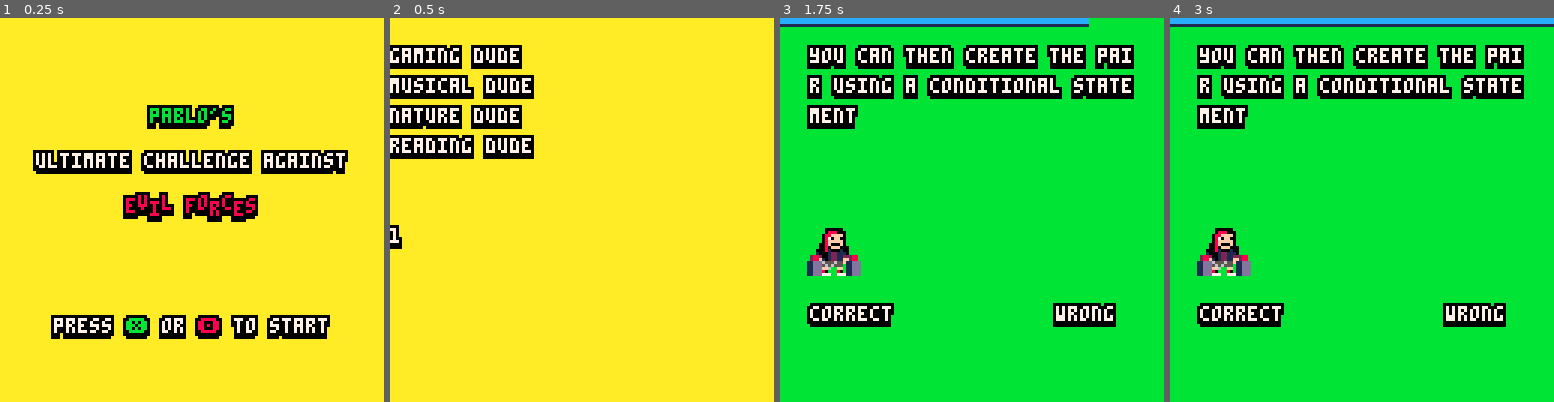
Above: before the commit, frames 1-4 (left to right).
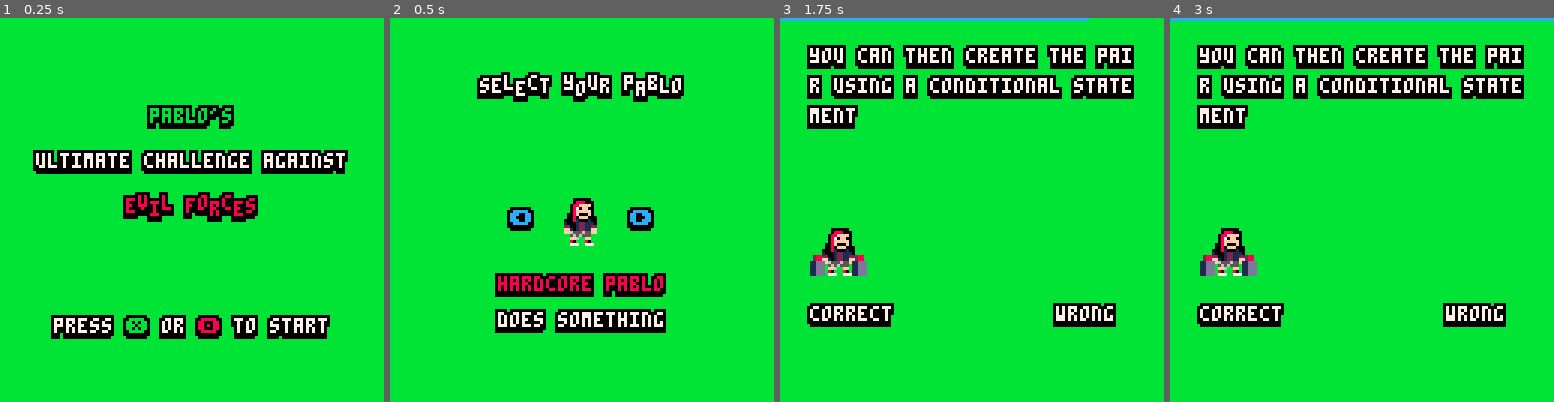
Above: after the commit, the same moments.

Repository: nascimento-cesar/pablos-ultimate-challenge-against-evil-forces
Game: PICO-8 cartridge src/pablos-ultimate-challenge-against-evil-forces.p8
Same seed, same stepped clock (60 frames per second), same inputs: the game is played once before the commit and once after it.
Inputs:
- Up to frame 1 (0.25 s): no input
- Up to frame 2 (0.5 s): tap O (Z key) at 0.33 s
- Up to frame 3 (1.75 s): tap O (Z key) at 0.7, 1.43 s; tap X (X key) at 1.07 s
- Up to frame 4 (3 s): hold Left 1.97-2.37 s; tap X (X key) at 2.07, 2.4, 2.73 s; tap O (Z key) at 2.22 s; hold Right from 2.87 s (still down)

The runs differ from the first frame. In frame 1, 88% of the frame differs, in the area x 0-100%, y 0-100%; in frame 2, 99%; in frame 3, 2.3%; in frame 4, 2.6%.

Commit message:
feat: improve character selection art

Diff:
--- a/src/classes/gameplay.lua
+++ b/src/classes/gameplay.lua
@@ -6,7 +6,7 @@
   obj.character_action = "idle"
   obj.character_action_frame = 0
   obj.character_index = character_index
-  obj.character_sprites = Draw:get_sprites(character_index)
+  obj.character_sprites = Draw.character_sprites[character_index]
   obj.correct_answers = 0
   obj.current_question = nil
   obj.current_question_index = 1
--- a/src/pablos-ultimate-challenge-against-evil-forces.p8
+++ b/src/pablos-ultimate-challenge-against-evil-forces.p8
@@ -86,20 +86,52 @@
 
 
 
+…(32 lines of a section not shown)…
 __map__
-8080808080808080808080808080808000000000000000000000000000000000000000000000000000000000000000000000000000000000000000000000000000000000000000000000000000000000000000000000000000000000000000000000000000000000000000000000000000000000000000000000000000000000
-8080808080808080808080808080808000000000000000000000000000000000000000000000000000000000000000000000000000000000000000000000000000000000000000000000000000000000000000000000000000000000000000000000000000000000000000000000000000000000000000000000000000000000
-8080808080808080808080808080808000000000000000000000000000000000000000000000000000000000000000000000000000000000000000000000000000000000000000000000000000000000000000000000000000000000000000000000000000000000000000000000000000000000000000000000000000000000
-8080808080808080808080808080808000000000000000000000000000000000000000000000000000000000000000000000000000000000000000000000000000000000000000000000000000000000000000000000000000000000000000000000000000000000000000000000000000000000000000000000000000000000
-8080808080808080808080808080808000000000000000000000000000000000000000000000000000000000000000000000000000000000000000000000000000000000000000000000000000000000000000000000000000000000000000000000000000000000000000000000000000000000000000000000000000000000
-8080808080808080808080808080808000000000000000000000000000000000000000000000000000000000000000000000000000000000000000000000000000000000000000000000000000000000000000000000000000000000000000000000000000000000000000000000000000000000000000000000000000000000
-8080808080808080808080808080808000000000000000000000000000000000000000000000000000000000000000000000000000000000000000000000000000000000000000000000000000000000000000000000000000000000000000000000000000000000000000000000000000000000000000000000000000000000
-8080808080808080808080808080808000000000000000000000000000000000000000000000000000000000000000000000000000000000000000000000000000000000000000000000000000000000000000000000000000000000000000000000000000000000000000000000000000000000000000000000000000000000
-8080808080808080808080808080808000000000000000000000000000000000000000000000000000000000000000000000000000000000000000000000000000000000000000000000000000000000000000000000000000000000000000000000000000000000000000000000000000000000000000000000000000000000
-8080808080808080808080808080808000000000000000000000000000000000000000000000000000000000000000000000000000000000000000000000000000000000000000000000000000000000000000000000000000000000000000000000000000000000000000000000000000000000000000000000000000000000
-8080808080808080808080808080808000000000000000000000000000000000000000000000000000000000000000000000000000000000000000000000000000000000000000000000000000000000000000000000000000000000000000000000000000000000000000000000000000000000000000000000000000000000
-8080808080808080808080808080808000000000000000000000000000000000000000000000000000000000000000000000000000000000000000000000000000000000000000000000000000000000000000000000000000000000000000000000000000000000000000000000000000000000000000000000000000000000
-8080808080808080808080808080808000000000000000000000000000000000000000000000000000000000000000000000000000000000000000000000000000000000000000000000000000000000000000000000000000000000000000000000000000000000000000000000000000000000000000000000000000000000
-8080808080808080808080808080808000000000000000000000000000000000000000000000000000000000000000000000000000000000000000000000000000000000000000000000000000000000000000000000000000000000000000000000000000000000000000000000000000000000000000000000000000000000
-8080808080808080808080808080808000000000000000000000000000000000000000000000000000000000000000000000000000000000000000000000000000000000000000000000000000000000000000000000000000000000000000000000000000000000000000000000000000000000000000000000000000000000
-8080808080808080808080808080808000000000000000000000000000000000000000000000000000000000000000000000000000000000000000000000000000000000000000000000000000000000000000000000000000000000000000000000000000000000000000000000000000000000000000000000000000000000
+c0c0c0c0c0c0c0c0c0c0c0c0c0c0c0c000000000000000000000000000000000000000000000000000000000000000000000000000000000000000000000000000000000000000000000000000000000000000000000000000000000000000000000000000000000000000000000000000000000000000000000000000000000
+c0c0c0c0c0c0c0c0c0c0c0c0c0c0c0c000000000000000000000000000000000000000000000000000000000000000000000000000000000000000000000000000000000000000000000000000000000000000000000000000000000000000000000000000000000000000000000000000000000000000000000000000000000
+c0c0c0c0c0c0c0c0c0c0c0c0c0c0c0c000000000000000000000000000000000000000000000000000000000000000000000000000000000000000000000000000000000000000000000000000000000000000000000000000000000000000000000000000000000000000000000000000000000000000000000000000000000
+c0c0c0c0c0c0c0c0c0c0c0c0c0c0c0c000000000000000000000000000000000000000000000000000000000000000000000000000000000000000000000000000000000000000000000000000000000000000000000000000000000000000000000000000000000000000000000000000000000000000000000000000000000
+c0c0c0c0c0c0c0c0c0c0c0c0c0c0c0c000000000000000000000000000000000000000000000000000000000000000000000000000000000000000000000000000000000000000000000000000000000000000000000000000000000000000000000000000000000000000000000000000000000000000000000000000000000
+c0c0c0c0c0c0c0c0c0c0c0c0c0c0c0c000000000000000000000000000000000000000000000000000000000000000000000000000000000000000000000000000000000000000000000000000000000000000000000000000000000000000000000000000000000000000000000000000000000000000000000000000000000
+c0c0c0c0c0c0c0c0c0c0c0c0c0c0c0c000000000000000000000000000000000000000000000000000000000000000000000000000000000000000000000000000000000000000000000000000000000000000000000000000000000000000000000000000000000000000000000000000000000000000000000000000000000
+c0c0c0c0c0c0c0c0c0c0c0c0c0c0c0c000000000000000000000000000000000000000000000000000000000000000000000000000000000000000000000000000000000000000000000000000000000000000000000000000000000000000000000000000000000000000000000000000000000000000000000000000000000
+c0c0c0c0c0c0c0c0c0c0c0c0c0c0c0c000000000000000000000000000000000000000000000000000000000000000000000000000000000000000000000000000000000000000000000000000000000000000000000000000000000000000000000000000000000000000000000000000000000000000000000000000000000
+c0c0c0c0c0c0c0c0c0c0c0c0c0c0c0c000000000000000000000000000000000000000000000000000000000000000000000000000000000000000000000000000000000000000000000000000000000000000000000000000000000000000000000000000000000000000000000000000000000000000000000000000000000
+c0c0c0c0c0c0c0c0c0c0c0c0c0c0c0c000000000000000000000000000000000000000000000000000000000000000000000000000000000000000000000000000000000000000000000000000000000000000000000000000000000000000000000000000000000000000000000000000000000000000000000000000000000
+c0c0c0c0c0c0c0c0c0c0c0c0c0c0c0c000000000000000000000000000000000000000000000000000000000000000000000000000000000000000000000000000000000000000000000000000000000000000000000000000000000000000000000000000000000000000000000000000000000000000000000000000000000
+c0c0c0c0c0c0c0c0c0c0c0c0c0c0c0c000000000000000000000000000000000000000000000000000000000000000000000000000000000000000000000000000000000000000000000000000000000000000000000000000000000000000000000000000000000000000000000000000000000000000000000000000000000
+c0c0c0c0c0c0c0c0c0c0c0c0c0c0c0c000000000000000000000000000000000000000000000000000000000000000000000000000000000000000000000000000000000000000000000000000000000000000000000000000000000000000000000000000000000000000000000000000000000000000000000000000000000
+c0c0c0c0c0c0c0c0c0c0c0c0c0c0c0c000000000000000000000000000000000000000000000000000000000000000000000000000000000000000000000000000000000000000000000000000000000000000000000000000000000000000000000000000000000000000000000000000000000000000000000000000000000
+c0c0c0c0c0c0c0c0c0c0c0c0c0c0c0c000000000000000000000000000000000000000000000000000000000000000000000000000000000000000000000000000000000000000000000000000000000000000000000000000000000000000000000000000000000000000000000000000000000000000000000000000000000
--- a/src/screens/character_selection.lua
+++ b/src/screens/character_selection.lua
@@ -1,9 +1,15 @@
 CharacterSelectionScreen = {}
 
 function CharacterSelectionScreen:draw(character_selection)
-  for i = 1, #character_selection.characters do
-    Draw:print_outlined_text(character_selection.characters[i], 0, i * 10)
-  end
+  Draw:draw_map()
 
-  Draw:print_outlined_text(character_selection.character_index, 0, 70)
+  local character_sprite = Draw.character_sprites[character_selection.character_index][1]
+  local character_info = Draw.character_info[character_selection.character_index]
+  local text_1 = "select your pablo"
+  Draw:print_bouncy_text(text_1, Draw:get_h_center(text_1), 20)
+  Draw:print_outlined_text("⬅️", 40, 64, btn(⬅️) and 7 or 12)
+  Draw:draw_sprite(character_sprite, 58, 60, 2, 2)
+  Draw:print_outlined_text("➡️", 80, 64, btn(➡️) and 7 or 12)
+  Draw:print_outlined_text(character_info[1], Draw:get_h_center(character_info[1]), 86, 8)
+  Draw:print_text_block(character_info[2], Draw:get_h_center(character_info[2]), 98)
 end
--- a/src/screens/gameplay.lua
+++ b/src/screens/gameplay.lua
@@ -1,9 +1,9 @@
 GameplayScreen = {}
+GameplayScreen.limit_left_x = 10
+GameplayScreen.limit_bottom_y = 70
 
 function GameplayScreen:draw(gameplay)
-  map(0, 0, 0, 0, 16, 16)
-  palt(0, false)
-  palt(14, true)
+  Draw:draw_map()
   GameplayScreen:draw_question(gameplay)
   GameplayScreen:draw_character(gameplay)
   GameplayScreen:draw_buttons(gameplay)
@@ -12,37 +12,43 @@
 end
 
 function GameplayScreen:draw_buttons(gameplay)
-  if gameplay.character_action == "left" and gameplay.character_action_frame >= 12 then
-    spr(65, 9, 78)
+  local x, y = GameplayScreen.limit_left_x, GameplayScreen.limit_bottom_y + 8
+
+  if gameplay.character_action == "left" and gameplay.character_action_frame >= 6 then
+    Draw:draw_sprite(65, x, y)
   else
-    spr(64, 9, 78)
+    Draw:draw_sprite(64, x, y)
   end
 
-  if gameplay.character_action == "right" and gameplay.character_action_frame >= 12 then
-    spr(65, 22, 78)
+  if gameplay.character_action == "right" and gameplay.character_action_frame >= 6 then
+    Draw:draw_sprite(65, x + 14, y)
   else
-    spr(64, 22, 78)
+    Draw:draw_sprite(64, x + 14, y)
   end
 end
 
 function GameplayScreen:draw_character(gameplay)
+  local x, y = GameplayScreen.limit_left_x + 4, GameplayScreen.limit_bottom_y
+
   if gameplay.character_action == "idle" then
-    spr(gameplay.character_sprites[1], 10, 70, 2, 2)
+    Draw:draw_sprite(gameplay.character_sprites[1], x, y, 2, 2)
   elseif gameplay.character_action == "left" then
+    x -= 5
+
     if gameplay.character_action_frame <= 4 then
-      spr(gameplay.character_sprites[2], 10, 70, 2, 2, true)
+      Draw:draw_sprite(gameplay.character_sprites[2], x, y, 2, 2, true)
     elseif gameplay.character_action_frame <= 6 then
-      spr(gameplay.character_sprites[3], 10, 70, 2, 2, true)
+      Draw:draw_sprite(gameplay.character_sprites[3], x, y, 2, 2, true)
     else
-      spr(gameplay.character_sprites[4], 10, 70, 2, 2, true)
+      Draw:draw_sprite(gameplay.character_sprites[4], x, y, 2, 2, true)
     end
   elseif gameplay.character_action == "right" then
     if gameplay.character_action_frame <= 4 then
-      spr(gameplay.character_sprites[2], 10, 70, 2, 2)
+      Draw:draw_sprite(gameplay.character_sprites[2], x, y, 2, 2)
     elseif gameplay.character_action_frame <= 6 then
-      spr(gameplay.character_sprites[3], 10, 70, 2, 2)
+      Draw:draw_sprite(gameplay.character_sprites[3], x, y, 2, 2)
     else
-      spr(gameplay.character_sprites[4], 10, 70, 2, 2)
+      Draw:draw_sprite(gameplay.character_sprites[4], x, y, 2, 2)
     end
   end
 end
@@ -51,23 +57,21 @@
 end
 
 function GameplayScreen:draw_enemy_spawn_timer(gameplay)
-  local colors, x_2 = {}, ((128 / gameplay.default_enemy_spawn_timer) * flr(gameplay.enemy_spawn_timer))
+  local x_2, color = ((128 / gameplay.default_enemy_spawn_timer) * flr(gameplay.enemy_spawn_timer))
 
   if x_2 <= 42 then
     if flr(sin(time() / 0.25)) == 0 then
-      colors = { 7, 5 }
+      color = 7
     else
-      colors = { 8, 2 }
+      color = 8
     end
   elseif x_2 <= 84 then
-    colors = { 10, 9 }
+    color = 10
   elseif x_2 <= 128 then
-    colors = { 12, 1 }
+    color = 12
   end
 
-  line(0, 0, x_2, 0, colors[1])
-  line(0, 1, x_2, 1, colors[1])
-  line(0, 2, x_2, 2, colors[2])
+  line(0, 0, x_2, 0, color)
 end
 
 function GameplayScreen:draw_question(gameplay)
--- a/src/screens/start.lua
+++ b/src/screens/start.lua
@@ -3,10 +3,10 @@
 function StartScreen:draw()
   local base_y, text_1, text_2, text_3, call_to_action_x, call_to_action_y = 30, "pablo's", "ultimate challenge against", "evil forces", Draw:get_h_center("press ❎ or 🅾️ to start") - 4, 100
 
+  Draw:draw_map()
   Draw:print_outlined_text(text_1, Draw:get_h_center(text_1), base_y, 11)
   Draw:print_outlined_text(text_2, Draw:get_h_center(text_2), base_y + 15)
   Draw:print_bouncy_text(text_3, Draw:get_h_center(text_3), base_y + 30, 8)
-
   Draw:print_outlined_text("press", call_to_action_x, call_to_action_y)
   Draw:print_outlined_text("❎", call_to_action_x + 24, call_to_action_y, 11)
   Draw:print_outlined_text("or", call_to_action_x + 36, call_to_action_y)
--- a/src/shared.lua
+++ b/src/shared.lua
@@ -2,13 +2,28 @@
 Questions = {}
 Utils = {}
 
-function Draw:get_sprites(character_index)
-  return split(({
-    [1] = "0,2,4,6",
-    [2] = "8,10,12,14",
-    [3] = "32,34,36,38",
-    [4] = "40,42,44,46"
-  })[character_index])
+Draw.character_info = {
+  [1] = { "hardcore pablo", "does something" },
+  [2] = { "wild pablo", "does something" },
+  [3] = { "smarty pants pablo", "does something" },
+  [4] = { "retro gamer pablo", "does something" }
+}
+Draw.character_sprites = {
+  [1] = { 0, 2, 4, 6 },
+  [2] = { 8, 10, 12, 14 },
+  [3] = { 32, 34, 36, 38 },
+  [4] = { 40, 42, 44, 46 }
+}
+
+function Draw:draw_map()
+  map(0, 0, 0, 0, 16, 16)
+end
+
+function Draw:draw_sprite(n, x, y, w, h, flip_x, flip_y)
+  palt(0, false)
+  palt(14, true)
+  spr(n, x, y, w or 1, h or 1, flip_x, flip_y)
+  palt()
 end
 
 function Draw:print_bouncy_text(text, x, y, color, outline_color)
Not shown, changed: 80 lines of the sprite sheet (__gfx__) section of src/pablos-ultimate-challenge-against-evil-forces.p8
